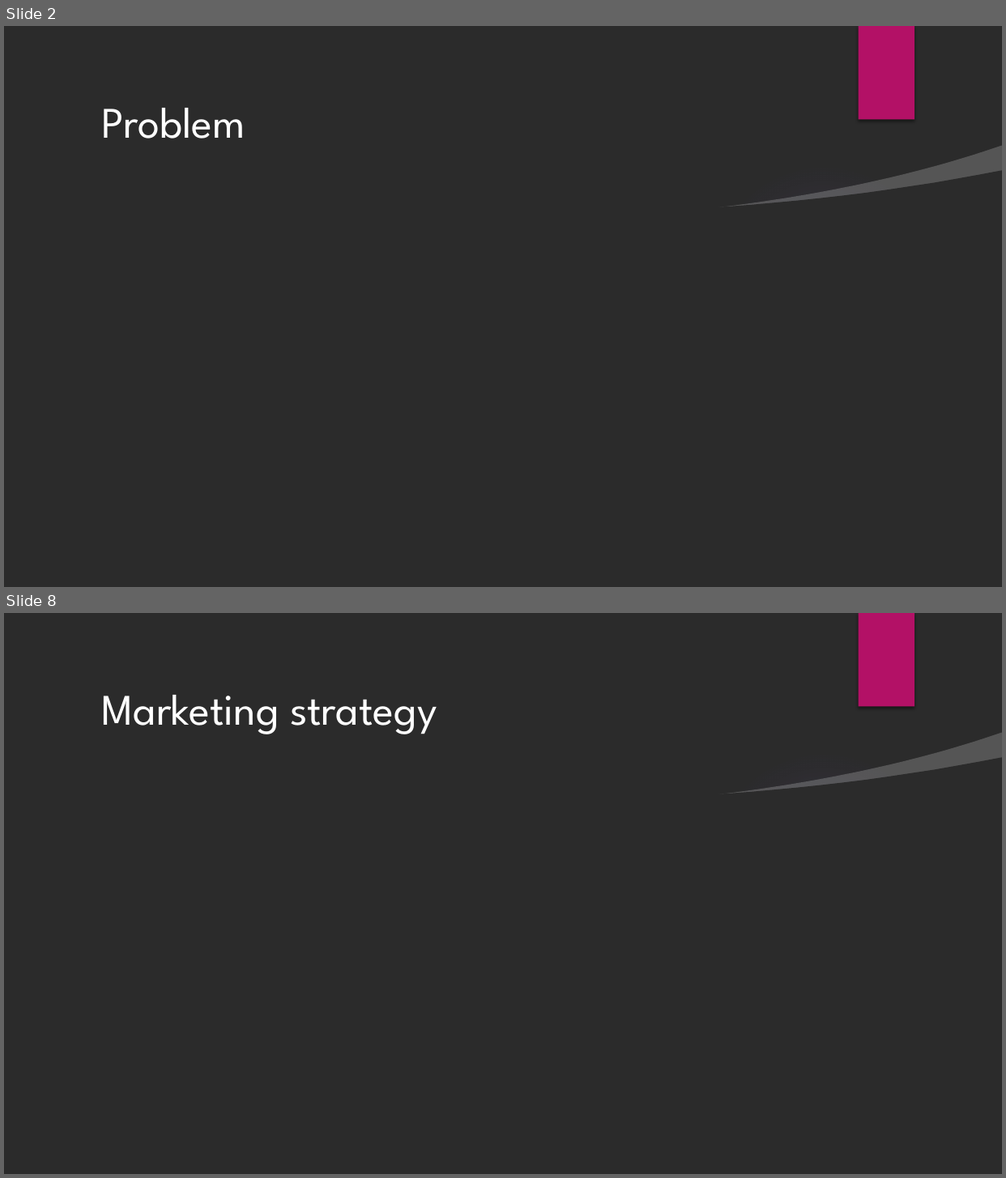
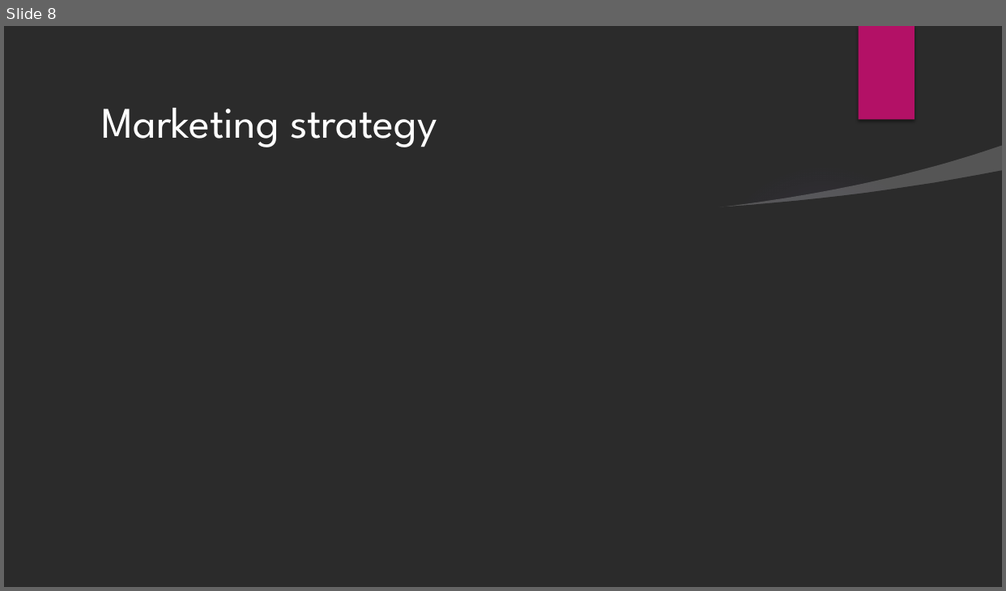
Before and after one commit to JSchuch2/AlwaysCaring, a slide deck: Presentation/AlwaysCaring.pptx. Shown one above the other, each under a label of ours: slides 2 and 8 before the commit, slide 8 after it; the slides between them are not shown. The pictures are 1006x1178 and 1006x591 pixels, drawn with LibreOffice and Linux fonts; fonts in the diff are those of the drawing; background and template pictures are left out; a plain dark background stands for a picture behind light text. Boxes give left, top, right and bottom in pixels: in the first picture for what was removed or moved away, otherwise in the second. Text is boxed around its words. In the diff, an @@ line names an element or a change of style, - is before the commit and + after.

```diff
--- a/Presentation/AlwaysCaring.pptx
+++ b/Presentation/AlwaysCaring.pptx
@@ slide 2 removed at (4, 26, 1002, 587), background picture (left out); not listed: 1 template element that a slide beside it also shows @@
@@ rectangle removed at (859, 26, 914, 120) @@
@@ title removed at (102, 108, 245, 139) @@
-Problem
@@ freeform shape removed at (718, 146, 1002, 213) @@
@@ freeform shape removed at (4, 170, 1002, 587) @@
```
Also in this commit, not shown: 4 slides changed, 5 slides added, 4 other slides removed.
